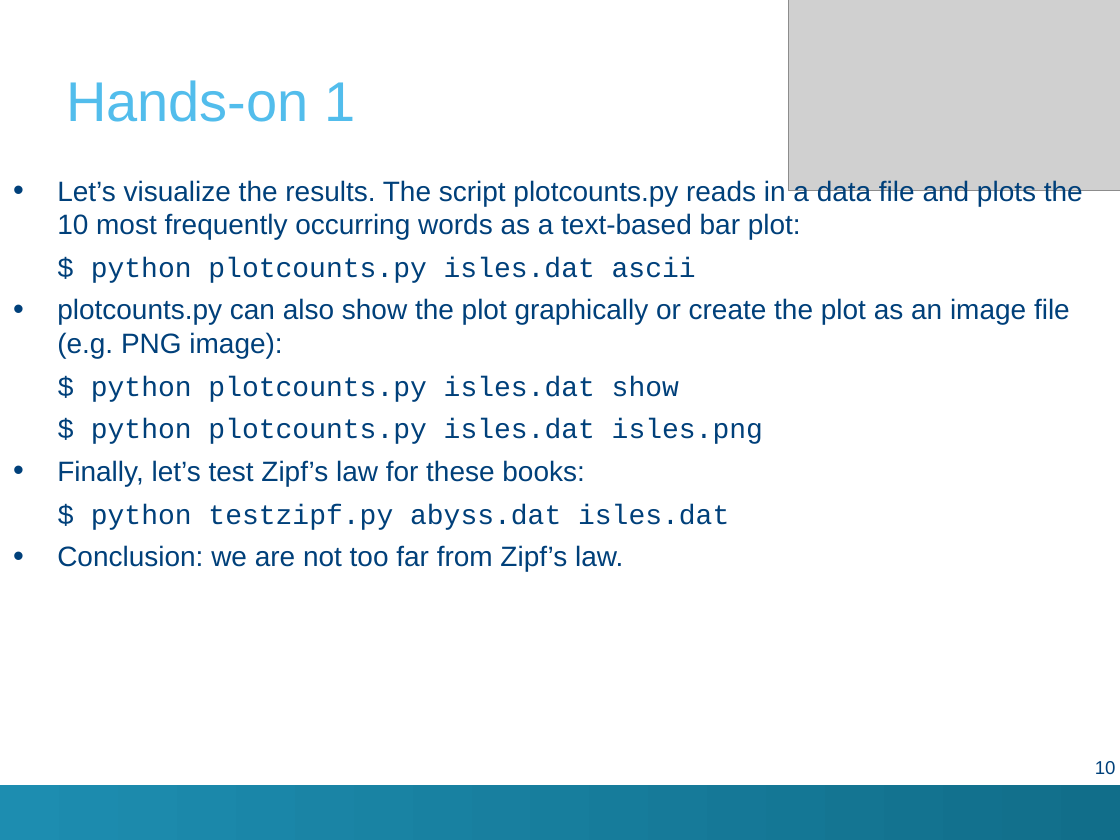
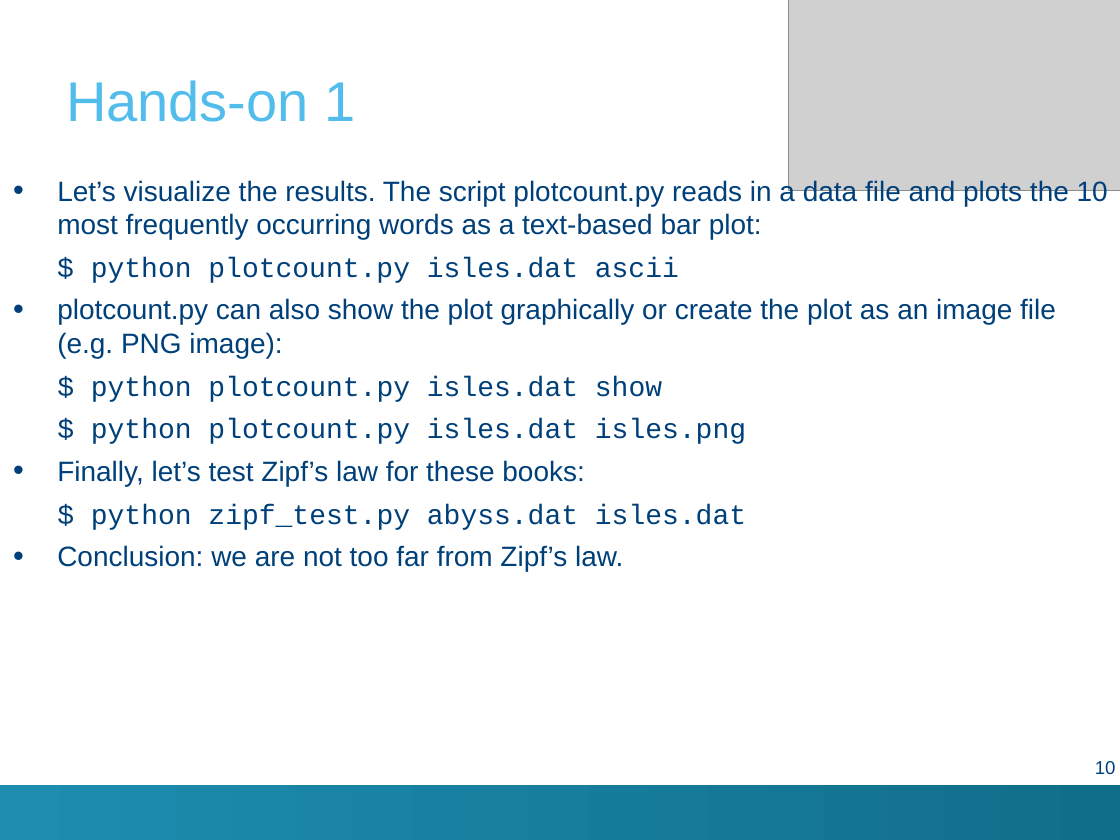
Before and after one commit to hpcleuven/Makefile-intro, a slide deck: slide 10 of Make.pptx. Drawn at 1120x840 pixels with LibreOffice and Linux fonts; fonts in the diff are those of the drawing; grey boxes stand for pictures; background and template pictures are left out. Boxes give left, top, right and bottom in pixels: in the first picture for what was removed or moved away, otherwise in the second. Text is boxed around its words. In the diff, an @@ line names an element or a change of style, - is before the commit and + after.

```diff
--- a/Make.pptx
+++ b/Make.pptx
@@ text at (57,179,1108,444): text changed @@
-• Let’s visualize the results. The script plotcounts.py reads in a data file and plots the 10 most frequently occurring words as a text-based bar plot:
-  $ python plotcounts.py isles.dat ascii
-• plotcounts.py can also show the plot graphically or create the plot as an image file (e.g. PNG image):
-  $ python plotcounts.py isles.dat show
-  $ python plotcounts.py isles.dat isles.png
+• Let’s visualize the results. The script plotcount.py reads in a data file and plots the 10 most frequently occurring words as a text-based bar plot:
+  $ python plotcount.py isles.dat ascii
+• plotcount.py can also show the plot graphically or create the plot as an image file (e.g. PNG image):
+  $ python plotcount.py isles.dat show
+  $ python plotcount.py isles.dat isles.png
@@ text at (91,504,746,530): text changed @@
-  $ python testzipf.py abyss.dat isles.dat
+  $ python zipf_test.py abyss.dat isles.dat
```
Also in this commit, not shown: 55 other slides changed, 1 other file.
